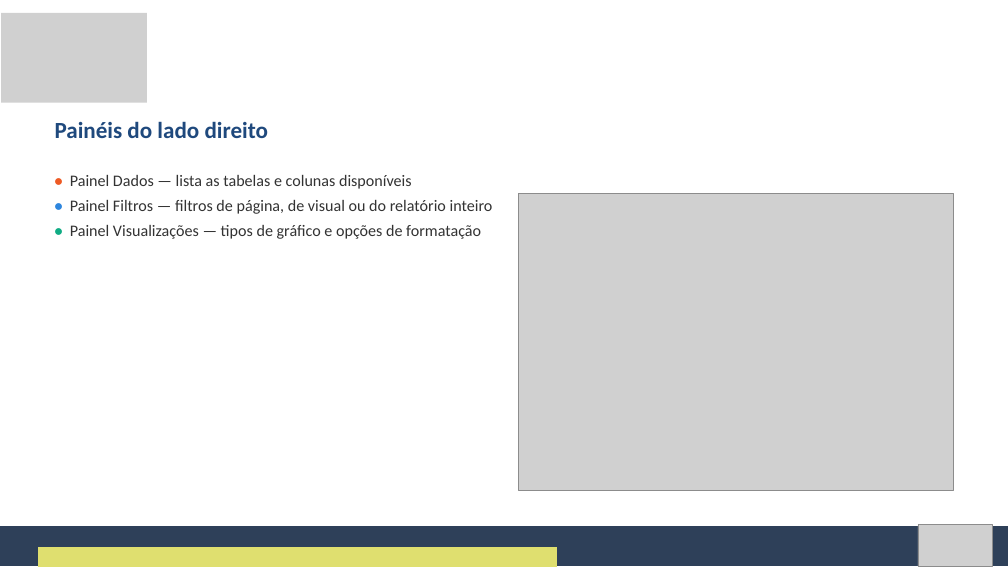
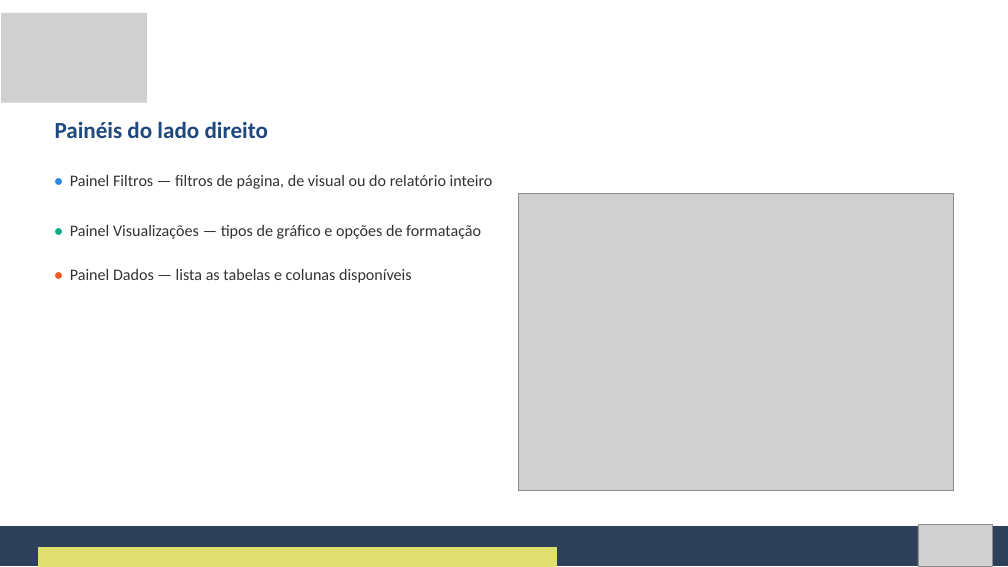
Before and after one commit to Natan20/Curso-PowerBI-Desktop-Material, a slide deck: slide 14 of Aula 01 - 01-09-2026/Aula 1 - Slides.pptx. Drawn at 1008x567 pixels with LibreOffice and Linux fonts; fonts in the diff are those of the drawing; grey boxes stand for pictures. Boxes give left, top, right and bottom in pixels: in the first picture for what was removed or moved away, otherwise in the second. Text is boxed around its words. In the diff, an @@ line names an element or a change of style, - is before the commit and + after.

```diff
--- a/Aula 01 - 01-09-2026/Aula 1 - Slides.pptx
+++ b/Aula 01 - 01-09-2026/Aula 1 - Slides.pptx
@@ text at (x1=70, y1=175, x2=412, y2=189): paragraph removed @@
-• Painel Dados — lista as tabelas e colunas disponíveis
@@ text at (x1=70, y1=269, x2=412, y2=283): paragraph added @@
+• Painel Dados — lista as tabelas e colunas disponíveis
```
Also in this commit, not shown: 1 other file.
